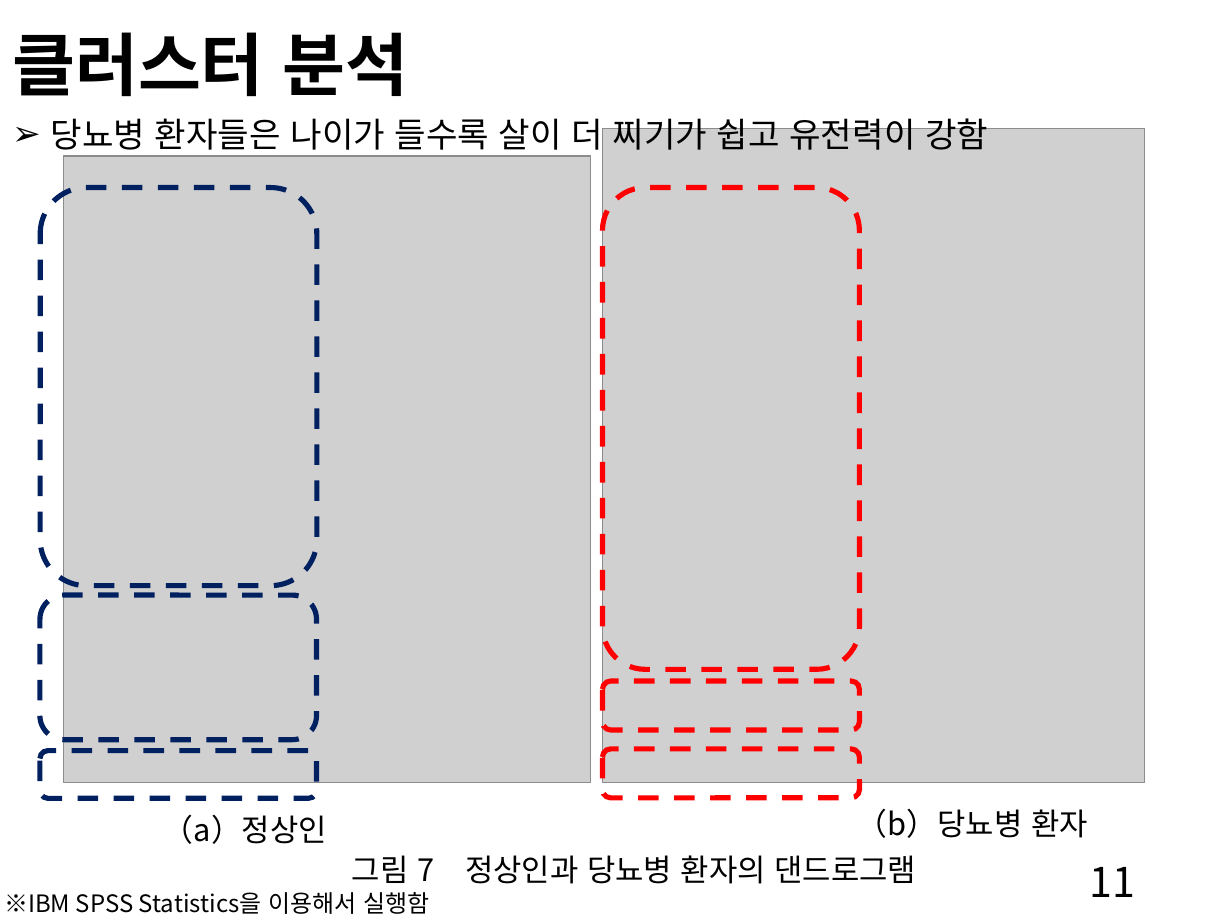
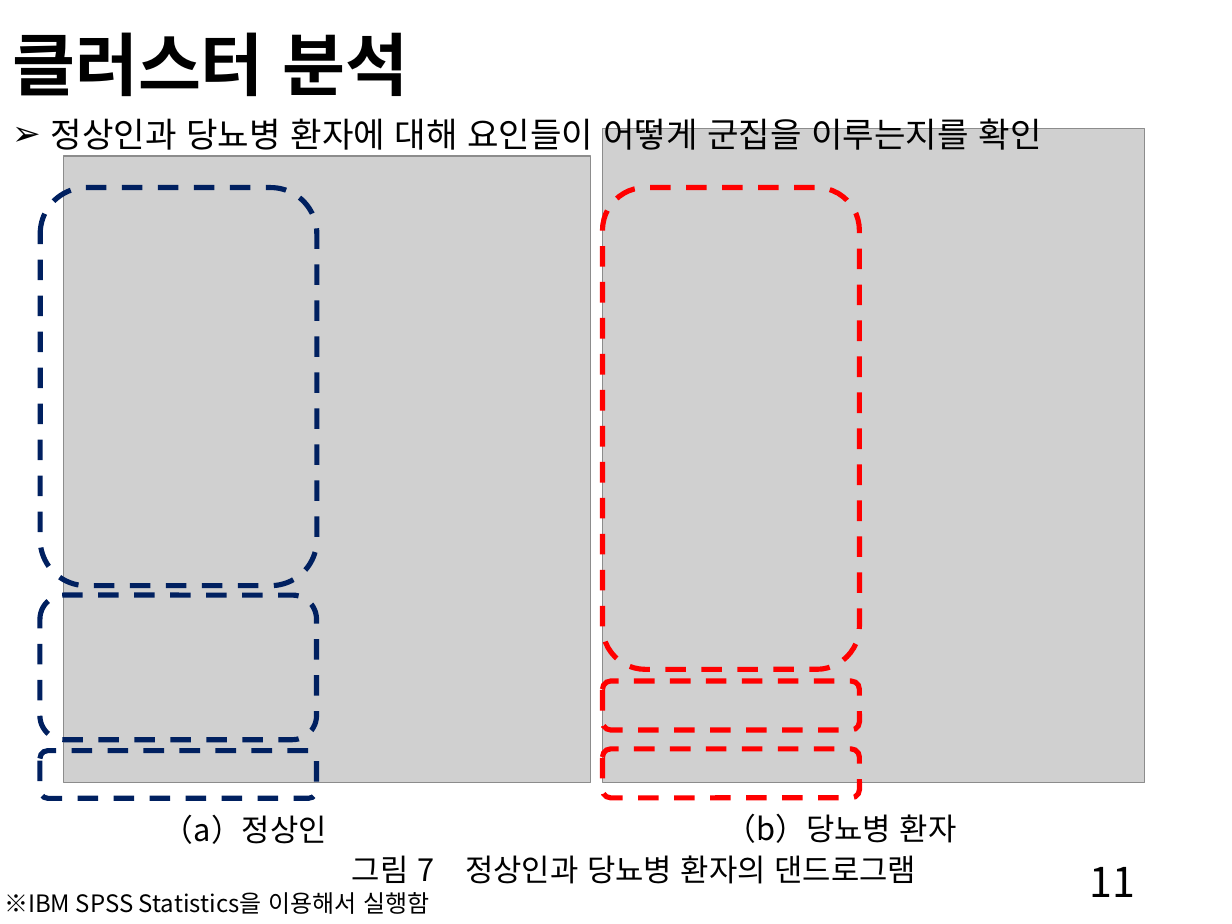
Before and after one commit to yeunkyung/projects, a slide deck: slide 11 of papers/Diabetes_Analysis_ppt_kor.pptx. Drawn at 1232x924 pixels with LibreOffice and Linux fonts; fonts in the diff are those of the drawing; grey boxes stand for pictures. Boxes give left, top, right and bottom in pixels: in the first picture for what was removed or moved away, otherwise in the second. Text is boxed around its words. In the diff, an @@ line names an element or a change of style, - is before the commit and + after.

```diff
--- a/papers/Diabetes_Analysis_ppt_kor.pptx
+++ b/papers/Diabetes_Analysis_ppt_kor.pptx
@@ text at (51, 112, 1042, 156): text changed @@
-➢ 당뇨병 환자들은 나이가 들수록 살이 더 찌기가 쉽고 유전력이 강함
+➢ 정상인과 당뇨병 환자에 대해 요인들이 어떻게 군집을 이루는지를 확인
@@ text "（b）당뇨병 환자": place and size @@
-text "（b）당뇨병 환자" at (857, 808, 1088, 838)
+text "（b）당뇨병 환자" at (726, 813, 957, 843)
```
Also in this commit, not shown: 5 other slides changed, 1 other file.
